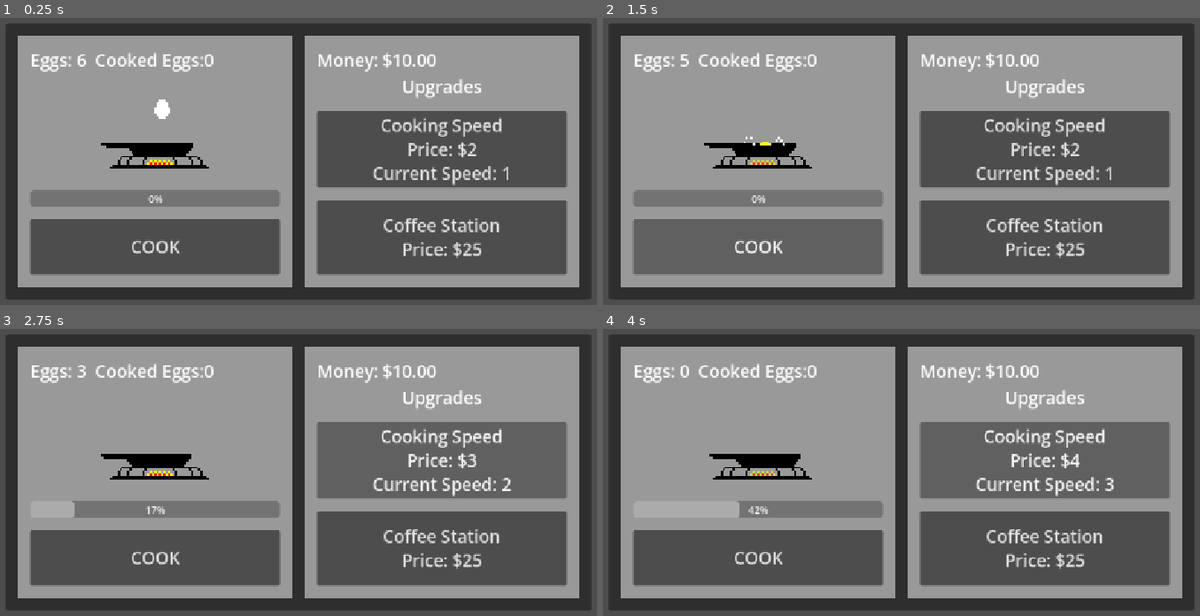
Above: before the commit, frames 1-4 (two rows, left to right).
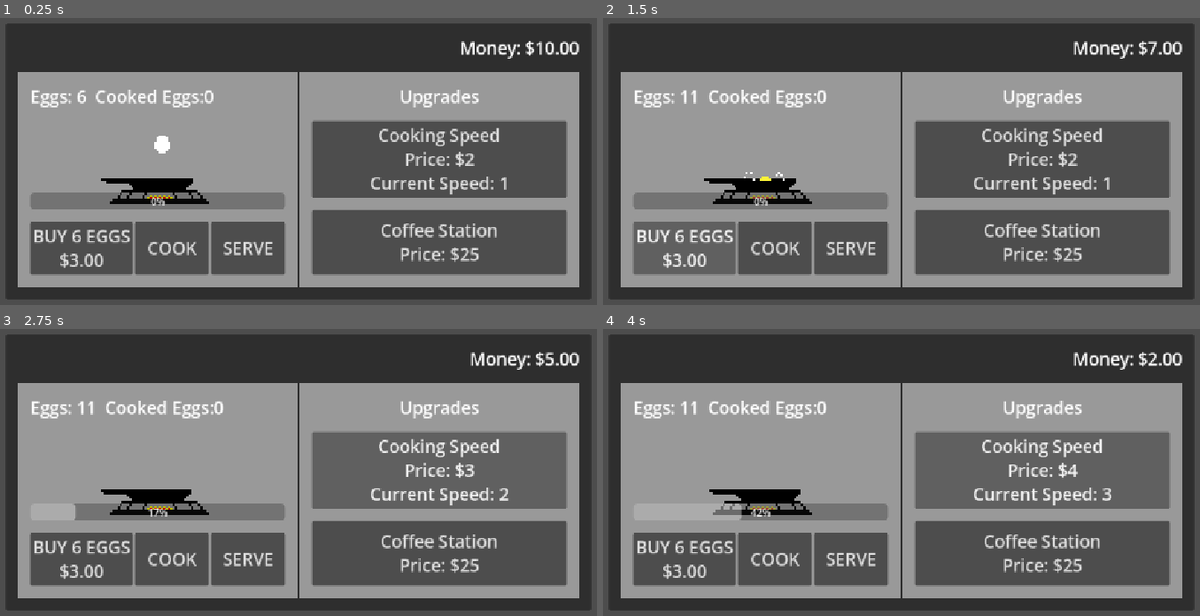
Above: after the commit, the same moments.

Repository: DaphGreene/Tex-Mex-Breakup
Game: Godot game, scene res://Scenes/main.tscn
The game is run twice, just before and just after one commit, with the same random seed, the same clock (stepped at 60 frames per second) and the same inputs.
Inputs (mouse positions are in pixels of both pictures, inside the frame that each line leads up to):
- Up to frame 1 (0.25 s): no input
- Up to frame 2 (1.5 s): click "COOK" at 0.5 s; click (686, 247) at 1.25 s, where only the run after the commit has a clickable "BUY 6 EGGS $3.00"
- Up to frame 3 (2.75 s): click "Cooking Speed Price: $2 Curre…" at 2 s
- Up to frame 4 (4 s): click "Cooking Speed Price: $3 Curre…" at 2.75 s; click "Cooking Speed Price: $4 Curre…" at 3.5 s

The runs differ from the first frame. In frame 1, 27% of the frame differs, in the area x 2-98%, y 6-94%; in frame 2, 27%; in frame 3, 27%; in frame 4, 27%.

Commit message:
Cooking/money loop completed
Finished cooking/money loop and substituted money as cost for upgrades, and added ability to serve eggs to gain more money.

Diff:
--- a/Scenes/main.tscn
+++ b/Scenes/main.tscn
@@ -12,7 +12,7 @@
 tracks/0/type = "value"
 tracks/0/imported = false
 tracks/0/enabled = true
-tracks/0/path = NodePath("CookingSprite:frame")
+tracks/0/path = NodePath("MarginContainer/PanelContainer/MarginContainer/MainLayout/ContentRow/CookingSpace/MarginContainer/VBoxContainer/TextureRect/CookingSprite:frame")
 tracks/0/interp = 1
 tracks/0/loop_wrap = true
 tracks/0/keys = {
@@ -30,7 +30,7 @@
 tracks/0/type = "value"
 tracks/0/imported = false
 tracks/0/enabled = true
-tracks/0/path = NodePath("CookingSprite:frame")
+tracks/0/path = NodePath("MarginContainer/PanelContainer/MarginContainer/MainLayout/ContentRow/CookingSpace/MarginContainer/VBoxContainer/TextureRect/CookingSprite:frame")
 tracks/0/interp = 1
 tracks/0/loop_wrap = true
 tracks/0/keys = {
@@ -47,7 +47,7 @@
 tracks/0/type = "value"
 tracks/0/imported = false
 tracks/0/enabled = true
-tracks/0/path = NodePath("CookingSprite:frame")
+tracks/0/path = NodePath("MarginContainer/PanelContainer/MarginContainer/MainLayout/ContentRow/CookingSpace/MarginContainer/VBoxContainer/TextureRect/CookingSprite:frame")
 tracks/0/interp = 1
 tracks/0/loop_wrap = true
 tracks/0/keys = {
@@ -151,27 +151,43 @@
 theme_override_constants/margin_right = 20
 theme_override_constants/margin_bottom = 20
 
-[node name="HBoxContainer" type="HBoxContainer" parent="MarginContainer/PanelContainer/MarginContainer" unique_id=807791824]
+[node name="MainLayout" type="VBoxContainer" parent="MarginContainer/PanelContainer/MarginContainer" unique_id=1205171769]
 layout_mode = 2
 theme_override_constants/separation = 20
 
-[node name="CookingSpace" type="PanelContainer" parent="MarginContainer/PanelContainer/MarginContainer/HBoxContainer" unique_id=1881323370]
+[node name="MoneyBar" type="HBoxContainer" parent="MarginContainer/PanelContainer/MarginContainer/MainLayout" unique_id=486125757]
+layout_mode = 2
+
+[node name="Spacer" type="Control" parent="MarginContainer/PanelContainer/MarginContainer/MainLayout/MoneyBar" unique_id=717289872]
+layout_mode = 2
+size_flags_horizontal = 3
+
+[node name="MoneyLabel" type="Label" parent="MarginContainer/PanelContainer/MarginContainer/MainLayout/MoneyBar" unique_id=918509803]
+layout_mode = 2
+theme_override_font_sizes/font_size = 28
+text = "Money: $10.00"
+
+[node name="ContentRow" type="HBoxContainer" parent="MarginContainer/PanelContainer/MarginContainer/MainLayout" unique_id=607293574]
+layout_mode = 2
+size_flags_vertical = 3
+
+[node name="CookingSpace" type="PanelContainer" parent="MarginContainer/PanelContainer/MarginContainer/MainLayout/ContentRow" unique_id=1881323370]
 layout_mode = 2
 size_flags_horizontal = 3
 theme_override_styles/panel = SubResource("StyleBoxFlat_h2yge")
 
-[node name="MarginContainer" type="MarginContainer" parent="MarginContainer/PanelContainer/MarginContainer/HBoxContainer/CookingSpace" unique_id=917770293]
+[node name="MarginContainer" type="MarginContainer" parent="MarginContainer/PanelContainer/MarginContainer/MainLayout/ContentRow/CookingSpace" unique_id=917770293]
 layout_mode = 2
 theme_override_constants/margin_left = 20
 theme_override_constants/margin_top = 20
 theme_override_constants/margin_right = 20
 theme_override_constants/margin_bottom = 20
 
-[node name="VBoxContainer" type="VBoxContainer" parent="MarginContainer/PanelContainer/MarginContainer/HBoxContainer/CookingSpace/MarginContainer" unique_id=807118112]
+[node name="VBoxContainer" type="VBoxContainer" parent="MarginContainer/PanelContainer/MarginContainer/MainLayout/ContentRow/CookingSpace/MarginContainer" unique_id=807118112]
 layout_mode = 2
 theme_override_constants/separation = 20
 
-[node name="ResourcesLabel" type="Label" parent="MarginContainer/PanelContainer/MarginContainer/HBoxContainer/CookingSpace/MarginContainer/VBoxContainer" unique_id=1621966555]
+[node name="EggsLabel" type="Label" parent="MarginContainer/PanelContainer/MarginContainer/MainLayout/ContentRow/CookingSpace/MarginContainer/VBoxContainer" unique_id=1621966555]
 layout_mode = 2
 size_flags_horizontal = 0
 theme_override_font_sizes/font_size = 28
@@ -179,7 +195,7 @@
 horizontal_alignment = 1
 vertical_alignment = 1
 
-[node name="TextureRect" type="TextureRect" parent="MarginContainer/PanelContainer/MarginContainer/HBoxContainer/CookingSpace/MarginContainer/VBoxContainer" unique_id=498949690]
+[node name="TextureRect" type="TextureRect" parent="MarginContainer/PanelContainer/MarginContainer/MainLayout/ContentRow/CookingSpace/MarginContainer/VBoxContainer" unique_id=498949690]
 texture_filter = 1
 layout_mode = 2
 size_flags_horizontal = 4
@@ -187,48 +203,65 @@
 expand_mode = 2
 stretch_mode = 4
 
-[node name="CookingProgressBar" type="ProgressBar" parent="MarginContainer/PanelContainer/MarginContainer/HBoxContainer/CookingSpace/MarginContainer/VBoxContainer" unique_id=780367745]
+[node name="CookingSprite" type="Sprite2D" parent="MarginContainer/PanelContainer/MarginContainer/MainLayout/ContentRow/CookingSpace/MarginContainer/VBoxContainer/TextureRect" unique_id=552525869]
+texture_filter = 1
+position = Vector2(-2, 79.00003)
+scale = Vector2(3.739583, 3.739583)
+texture = ExtResource("3_21xkr")
+hframes = 21
+
+[node name="CookingProgressBar" type="ProgressBar" parent="MarginContainer/PanelContainer/MarginContainer/MainLayout/ContentRow/CookingSpace/MarginContainer/VBoxContainer" unique_id=780367745]
 layout_mode = 2
 size_flags_vertical = 10
 
-[node name="CookButton" type="Button" parent="MarginContainer/PanelContainer/MarginContainer/HBoxContainer/CookingSpace/MarginContainer/VBoxContainer" unique_id=2132983086]
-layout_mode = 2
+[node name="EggActionRow" type="HBoxContainer" parent="MarginContainer/PanelContainer/MarginContainer/MainLayout/ContentRow/CookingSpace/MarginContainer/VBoxContainer" unique_id=1518398081]
+layout_mode = 2
+
+[node name="BuyEggButton" type="Button" parent="MarginContainer/PanelContainer/MarginContainer/MainLayout/ContentRow/CookingSpace/MarginContainer/VBoxContainer/EggActionRow" unique_id=2003628766]
+layout_mode = 2
+size_flags_horizontal = 3
+size_flags_vertical = 3
+theme_override_font_sizes/font_size = 28
+text = "BUY"
+
+[node name="CookButton" type="Button" parent="MarginContainer/PanelContainer/MarginContainer/MainLayout/ContentRow/CookingSpace/MarginContainer/VBoxContainer/EggActionRow" unique_id=2132983086]
+layout_mode = 2
+size_flags_horizontal = 3
 size_flags_vertical = 3
 theme_override_font_sizes/font_size = 28
 text = "COOK"
 
-[node name="Upgrades" type="PanelContainer" parent="MarginContainer/PanelContainer/MarginContainer/HBoxContainer" unique_id=551059364]
+[node name="ServeEggButton" type="Button" parent="MarginContainer/PanelContainer/MarginContainer/MainLayout/ContentRow/CookingSpace/MarginContainer/VBoxContainer/EggActionRow" unique_id=490631705]
+layout_mode = 2
+size_flags_horizontal = 3
+size_flags_vertical = 3
+theme_override_font_sizes/font_size = 28
+text = "SERVE"
+
+[node name="Upgrades" type="PanelContainer" parent="MarginContainer/PanelContainer/MarginContainer/MainLayout/ContentRow" unique_id=551059364]
 layout_mode = 2
 size_flags_horizontal = 3
 theme_override_styles/panel = SubResource("StyleBoxFlat_h2yge")
 
-[node name="MarginContainer" type="MarginContainer" parent="MarginContainer/PanelContainer/MarginContainer/HBoxContainer/Upgrades" unique_id=421843993]
+[node name="MarginContainer" type="MarginContainer" parent="MarginContainer/PanelContainer/MarginContainer/MainLayout/ContentRow/Upgrades" unique_id=421843993]
 layout_mode = 2
 theme_override_constants/margin_left = 20
 theme_override_constants/margin_top = 20
 theme_override_constants/margin_right = 20
 theme_override_constants/margin_bottom = 20
 
-[node name="VBoxContainer" type="VBoxContainer" parent="MarginContainer/PanelContainer/MarginContainer/HBoxContainer/Upgrades/MarginContainer" unique_id=522605984]
+[node name="VBoxContainer" type="VBoxContainer" parent="MarginContainer/PanelContainer/MarginContainer/MainLayout/ContentRow/Upgrades/MarginContainer" unique_id=522605984]
 layout_mode = 2
 theme_override_constants/separation = 20
 
-[node name="VBoxContainer" type="VBoxContainer" parent="MarginContainer/PanelContainer/MarginContainer/HBoxContainer/Upgrades/MarginContainer/VBoxContainer" unique_id=2108167592]
-layout_mode = 2
-
-[node name="MoneyLabel" type="Label" parent="MarginContainer/PanelContainer/MarginContainer/HBoxContainer/Upgrades/MarginContainer/VBoxContainer/VBoxContainer" unique_id=918509803]
-layout_mode = 2
-theme_override_font_sizes/font_size = 28
-text = "Money: $10.00"
-
-[node name="Upgrades" type="Label" parent="MarginContainer/PanelContainer/MarginContainer/HBoxContainer/Upgrades/MarginContainer/VBoxContainer/VBoxContainer" unique_id=1133245971]
+[node name="Upgrades" type="Label" parent="MarginContainer/PanelContainer/MarginContainer/MainLayout/ContentRow/Upgrades/MarginContainer/VBoxContainer" unique_id=1133245971]
 layout_mode = 2
 theme_override_font_sizes/font_size = 28
 text = "Upgrades"
 horizontal_alignment = 1
 vertical_alignment = 1
 
-[node name="SpeedUpgradeButton" type="Button" parent="MarginContainer/PanelContainer/MarginContainer/HBoxContainer/Upgrades/MarginContainer/VBoxContainer" unique_id=1219558680]
+[node name="CookingSpeedUpgradeButton" type="Button" parent="MarginContainer/PanelContainer/MarginContainer/MainLayout/ContentRow/Upgrades/MarginContainer/VBoxContainer" unique_id=1219558680]
 layout_mode = 2
 size_flags_vertical = 3
 theme_override_font_sizes/font_size = 28
@@ -236,19 +269,12 @@
 Price: $2
 Current Speed: 1"
 
-[node name="CoffeeStationButton" type="Button" parent="MarginContainer/PanelContainer/MarginContainer/HBoxContainer/Upgrades/MarginContainer/VBoxContainer" unique_id=1259961366]
+[node name="CoffeeStationButton" type="Button" parent="MarginContainer/PanelContainer/MarginContainer/MainLayout/ContentRow/Upgrades/MarginContainer/VBoxContainer" unique_id=1259961366]
 layout_mode = 2
 size_flags_vertical = 3
 theme_override_font_sizes/font_size = 28
 text = "Coffee Station
 Price: $25"
-
-[node name="CookingSprite" type="Sprite2D" parent="." unique_id=552525869]
-texture_filter = 1
-position = Vector2(345, 280)
-scale = Vector2(3.739583, 3.739583)
-texture = ExtResource("3_21xkr")
-hframes = 21
 
 [node name="CookingTimer" type="Timer" parent="." unique_id=182305698]
 one_shot = true
@@ -324,10 +350,10 @@
 anchors_preset = 1
 anchor_left = 1.0
 anchor_right = 1.0
-offset_left = -288.0
-offset_top = 24.0
-offset_right = -24.0
-offset_bottom = 84.0
+offset_left = -400.0
+offset_top = 21.0
+offset_right = -136.0
+offset_bottom = 81.0
 grow_horizontal = 0
 theme_override_styles/panel = SubResource("StyleBoxFlat_5vw27")
 
@@ -384,7 +410,9 @@
 text = "Grant Coins
 "
 
-[connection signal="pressed" from="MarginContainer/PanelContainer/MarginContainer/HBoxContainer/CookingSpace/MarginContainer/VBoxContainer/CookButton" to="." method="_on_cook_button_pressed"]
-[connection signal="pressed" from="MarginContainer/PanelContainer/MarginContainer/HBoxContainer/Upgrades/MarginContainer/VBoxContainer/SpeedUpgradeButton" to="." method="_on_speed_upgrade_button_pressed"]
+[connection signal="pressed" from="MarginContainer/PanelContainer/MarginContainer/MainLayout/ContentRow/CookingSpace/MarginContainer/VBoxContainer/EggActionRow/BuyEggButton" to="." method="_on_buy_egg_button_pressed"]
+[connection signal="pressed" from="MarginContainer/PanelContainer/MarginContainer/MainLayout/ContentRow/CookingSpace/MarginContainer/VBoxContainer/EggActionRow/CookButton" to="." method="_on_cook_button_pressed"]
+[connection signal="pressed" from="MarginContainer/PanelContainer/MarginContainer/MainLayout/ContentRow/CookingSpace/MarginContainer/VBoxContainer/EggActionRow/ServeEggButton" to="." method="_on_serve_egg_button_pressed"]
+[connection signal="pressed" from="MarginContainer/PanelContainer/MarginContainer/MainLayout/ContentRow/Upgrades/MarginContainer/VBoxContainer/CookingSpeedUpgradeButton" to="." method="_on_speed_upgrade_button_pressed"]
 [connection signal="timeout" from="CookingTimer" to="." method="_on_cooking_timer_timeout"]
 [connection signal="animation_finished" from="CookingAnimationPlayer" to="." method="_on_cooking_animation_player_animation_finished"]
--- a/Scripts/main.gd
+++ b/Scripts/main.gd
@@ -4,12 +4,15 @@
 # NODE REFERENCES
 # These locate scene nodes after the scene is ready
 
-@onready var eggs_label: Label = $MarginContainer/PanelContainer/MarginContainer/HBoxContainer/CookingSpace/MarginContainer/VBoxContainer/ResourcesLabel
-@onready var cooking_progress_bar: ProgressBar = $MarginContainer/PanelContainer/MarginContainer/HBoxContainer/CookingSpace/MarginContainer/VBoxContainer/CookingProgressBar
+@onready var money_label: Label = $MarginContainer/PanelContainer/MarginContainer/MainLayout/MoneyBar/MoneyLabel
+@onready var eggs_label: Label = $MarginContainer/PanelContainer/MarginContainer/MainLayout/ContentRow/CookingSpace/MarginContainer/VBoxContainer/EggsLabel
+@onready var cooking_progress_bar: ProgressBar = $MarginContainer/PanelContainer/MarginContainer/MainLayout/ContentRow/CookingSpace/MarginContainer/VBoxContainer/CookingProgressBar
 @onready var cooking_animation_player: AnimationPlayer = $CookingAnimationPlayer
 @onready var cooking_timer: Timer = $CookingTimer
-@onready var cooking_speed_upgrade_button: Button = $MarginContainer/PanelContainer/MarginContainer/HBoxContainer/Upgrades/MarginContainer/VBoxContainer/SpeedUpgradeButton
-@onready var coffee_station_button: Button = $MarginContainer/PanelContainer/MarginContainer/HBoxContainer/Upgrades/MarginContainer/VBoxContainer/CoffeeStationButton
+@onready var cooking_speed_upgrade_button: Button = $MarginContainer/PanelContainer/MarginContainer/MainLayout/ContentRow/Upgrades/MarginContainer/VBoxContainer/CookingSpeedUpgradeButton
+@onready var coffee_station_button: Button = $MarginContainer/PanelContainer/MarginContainer/MainLayout/ContentRow/Upgrades/MarginContainer/VBoxContainer/CoffeeStationButton
+@onready var buy_egg_button: Button = $MarginContainer/PanelContainer/MarginContainer/MainLayout/ContentRow/CookingSpace/MarginContainer/VBoxContainer/EggActionRow/BuyEggButton
+@onready var serve_egg_button: Button = $MarginContainer/PanelContainer/MarginContainer/MainLayout/ContentRow/CookingSpace/MarginContainer/VBoxContainer/EggActionRow/ServeEggButton
 
 
 
@@ -21,6 +24,12 @@
 var cooked_eggs: int = 0
 var coffee: int = 0
 var coffee_beans: int = 0
+
+# EGG ECONOMY
+
+var egg_purchase_quantity: int = 6
+var egg_purchase_price: float = 3.00
+var cooked_egg_sale_price: float = 2.00
 
 # COOKING
 # Setting and state specifically related to cooking
@@ -49,7 +58,7 @@
 	cooking_progress_bar.value = 0
 	update_text()
 
-func _process(delta: float) -> void:
+func _process(_delta: float) -> void:
 	if not cooking_timer.is_stopped():
 		cooking_progress_bar.value = (
 			1 - cooking_timer.time_left / cooking_timer.wait_time
@@ -57,7 +66,7 @@
 
 
 
-# COOKING FLOW
+# COOKING FLOW FUNCTIONS
 
 func _on_cook_button_pressed() -> void:
 	_cook_eggs()
@@ -88,17 +97,34 @@
 
 	update_text()
 
+# EGG ECONOMY FUNCTIONS
+
+func _on_buy_egg_button_pressed() -> void:
+	if money >= egg_purchase_price:
+		money -= egg_purchase_price
+		eggs += egg_purchase_quantity
+		update_text()
+
+func _on_serve_egg_button_pressed() -> void:
+	if cooked_eggs >= 1:
+		cooked_eggs -= 1
+		money += cooked_egg_sale_price
+		update_text()
+
 # UPGRADE FUNCTIONS
 
 func _on_speed_upgrade_button_pressed() -> void:
-	if eggs >= cooking_speed_cost: # If i can afford the upgrade
-		eggs -= cooking_speed_cost # Subtract speed_cost
-		eggs_label.text = "eggs: " + str(eggs)
+	if money >= cooking_speed_cost: # If i can afford the upgrade
+		money -= cooking_speed_cost # Subtract speed_cost
 		cooking_speed += 1 # Reward increase the speed
 		cooking_animation_player.speed_scale = cooking_speed
 		cooking_speed_cost += 1
 		update_text()
 
+# UPDATE TEXT FUNCTIONS
+
 func update_text():
+	money_label.text = "Money: $%.2f" % money
 	eggs_label.text = "Eggs: " + str(eggs) + "  Cooked Eggs:" + str(cooked_eggs)
 	cooking_speed_upgrade_button.text = "Cooking Speed \nPrice: $" + str(cooking_speed_cost) + "\nCurrent Speed: " + str(cooking_speed)
+	buy_egg_button.text = "BUY 6 EGGS\n$%.2f" % egg_purchase_price
